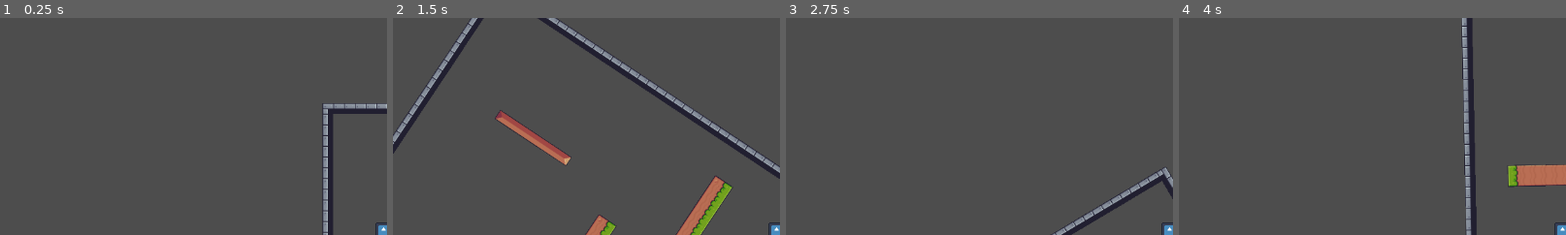
Above: before the commit, frames 1-4 (left to right).
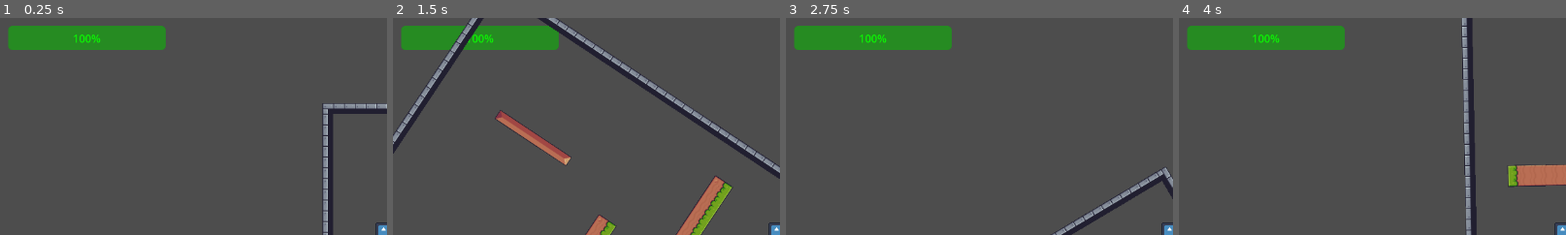
Above: after the commit, the same moments.

Repository: mysh3k/Gravity-Ball
Game: Godot game, scene res://Levels/level_1.tscn
The game is run twice, just before and just after one commit, with the same random seed, the same clock (stepped at 60 frames per second) and the same inputs. The engine's default icon, where the game draws it, is replaced by a stand-in: a white triangle on a blue panel in a dark square.
Inputs:
- Up to frame 1 (0.25 s): no input
- Up to frame 2 (1.5 s): hold Right (rotate_right) 0.53-1.28 s; hold Left (rotate_left) from 1.28 s (still down)
- Up to frame 3 (2.75 s): release Left (rotate_left) at 2.03 s; hold Right (rotate_right) from 2.03 s (still down)
- Up to frame 4 (4 s): release Right (rotate_right) at 3.53 s; hold Left (rotate_left) from 3.53 s (still down)
The pictures show only the part of the screen within x 1-50%, y 1-51%; the shares and areas given below are measured in that part.

The runs differ from the first frame. In frame 1, 4.5% of the frame differs, in the area x 2-43%, y 3-15%; in frame 2, 4.1%; in frame 3, 4.5%; in frame 4, 4.5%.

Commit message:
HealthBar, Collision Damage, Death on 0 hp

Diff:
--- a/Player/Player.tscn
+++ b/Player/Player.tscn
@@ -19,3 +19,11 @@
 
 [node name="Camera2D" type="Camera2D" parent="."]
 ignore_rotation = false
+
+[node name="HealthBar" type="ProgressBar" parent="."]
+modulate = Color(0.054902, 1, 0.0196078, 1)
+offset_left = -558.0
+offset_top = -305.0
+offset_right = -324.0
+offset_bottom = -269.0
+value = 100.0
--- a/Scripts/Player.gd
+++ b/Scripts/Player.gd
@@ -4,9 +4,30 @@
 @export var gravity: float = 200
 @export var max_velocity: float = 500  # The maximum velocity
 @export var bounce_cooldown: float = 0.75  # Time in seconds to allow next bounce
+@export var max_health: float = 100
+@export var health: float = max_health
 
 var bounce_factor: float = 0.5  # Adjust this for more/less bounce
 var time_since_last_collision = 0.0  # Timer variable
+
+func health_manager(amount: float):
+	var healthbar = $HealthBar
+	# Heal & damage logic
+	health = min(health + amount, max_health)
+	# Player death
+	if health <= 0:
+		queue_free()
+	healthbar.value = health
+
+func collision_damage(collision):
+	var impact_speed = velocity.length()
+	# Calculating fall/collision damage based on your velocity and collision angle
+	if impact_speed > 300:
+		var collision_angle = acos(velocity.normalized().dot(collision.get_normal()))
+		var angle_factor = abs(cos(collision_angle))  # More damage on head-on collision
+		var damage = (impact_speed / 30) * angle_factor
+		print(damage)
+		health_manager(-damage)
 
 func _physics_process(delta):
 	# Get rotation direction from input
@@ -38,11 +59,11 @@
 	if get_slide_collision_count() > 0:
 		var collision = get_slide_collision(0)
 		if collision != null and time_since_last_collision > bounce_cooldown:# and velocity.length() > 5:
+			collision_damage(collision)
 			print("Pre-bounce velocity: ", velocity)
 			print("Collision normal: ", collision.get_normal())
 			velocity = velocity.bounce(collision.get_normal()) * bounce_factor
 			print("Post-bounce velocity: ", velocity)
-
 		time_since_last_collision = 0.0
 		print(motion_mode)
 
